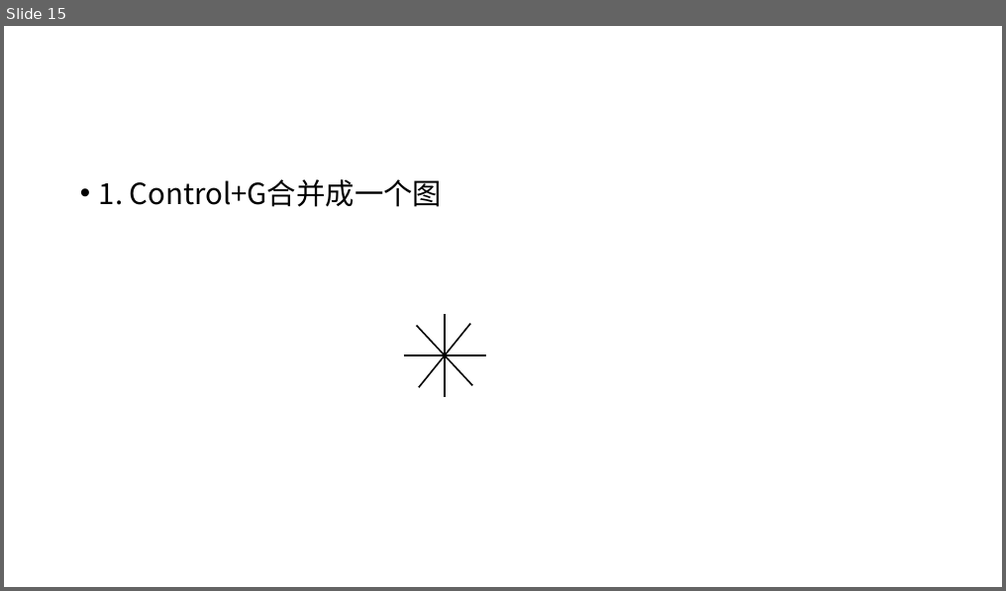
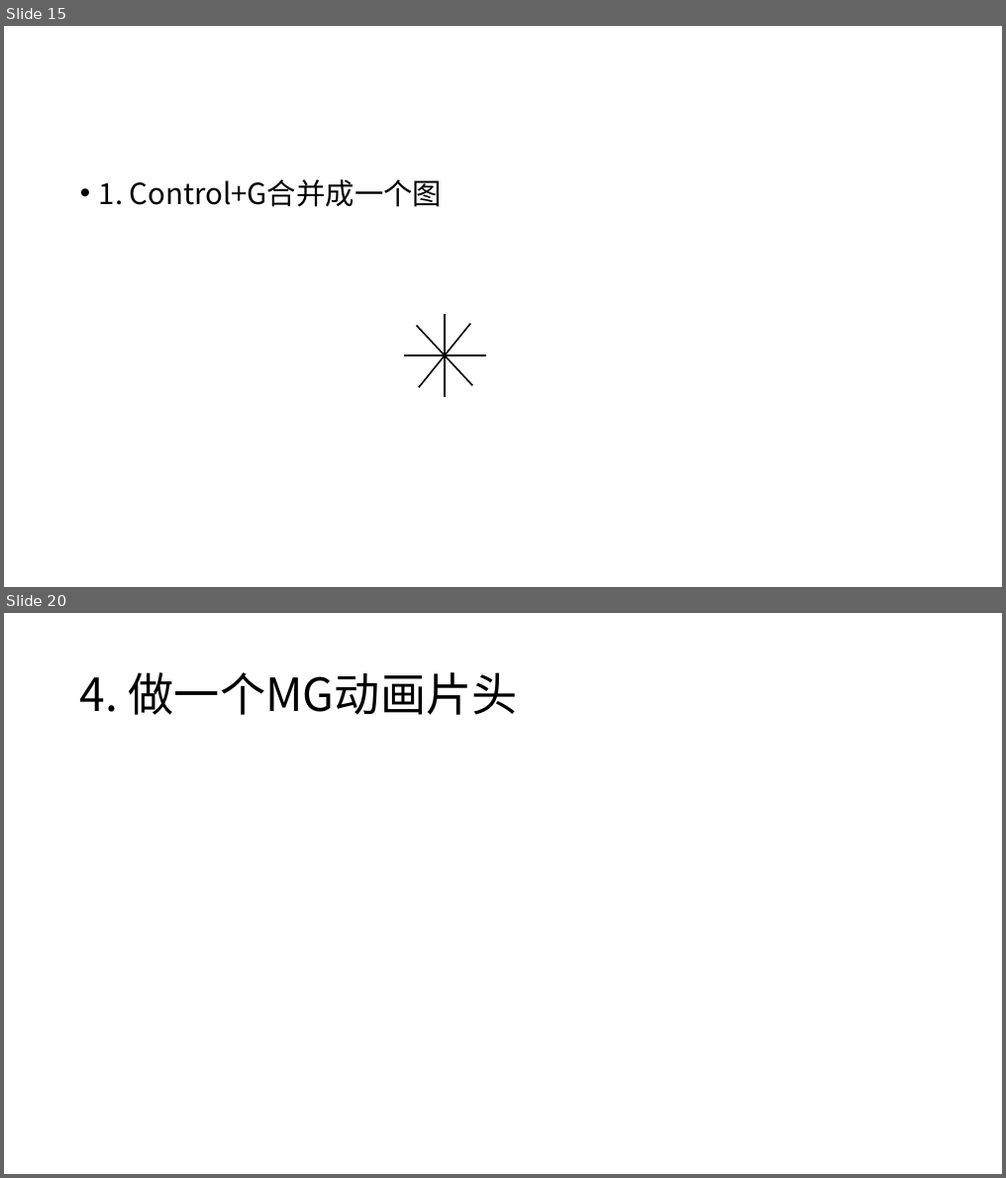
Before and after one commit to Canhui/PPT_Animation_Samples, a slide deck: PPT-Animation-Samples (Part 2).pptx. Shown one above the other, each under a label of ours: slide 15 before the commit, slides 15 and 20 after it; the slides between them are not shown. The pictures are 1006x591 and 1006x1178 pixels, drawn with LibreOffice and Linux fonts; fonts in the diff are those of the drawing. Boxes give left, top, right and bottom in pixels: in the first picture for what was removed or moved away, otherwise in the second. Text is boxed around its words. In the diff, an @@ line names an element or a change of style, - is before the commit and + after.

```diff
--- a/PPT-Animation-Samples (Part 2).pptx
+++ b/PPT-Animation-Samples (Part 2).pptx
@@ slide 20 added at box(4, 613, 1002, 1174), background #FFFFFF @@
@@ title added at box(80, 672, 518, 715), 44 pt, text #000000 @@
+4. 做一个MG动画片头
```
Also in this commit, not shown: 1 slide changed, 4 other slides added, 1 slide removed.
